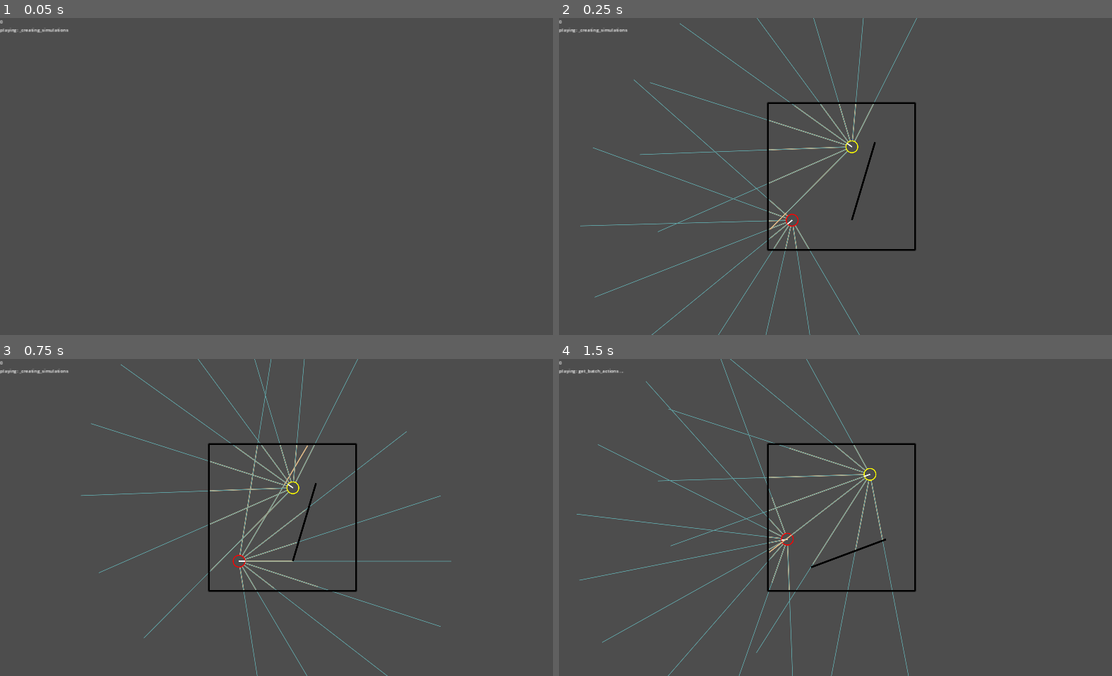
Above: before the commit, frames 1-4 (two rows, left to right).
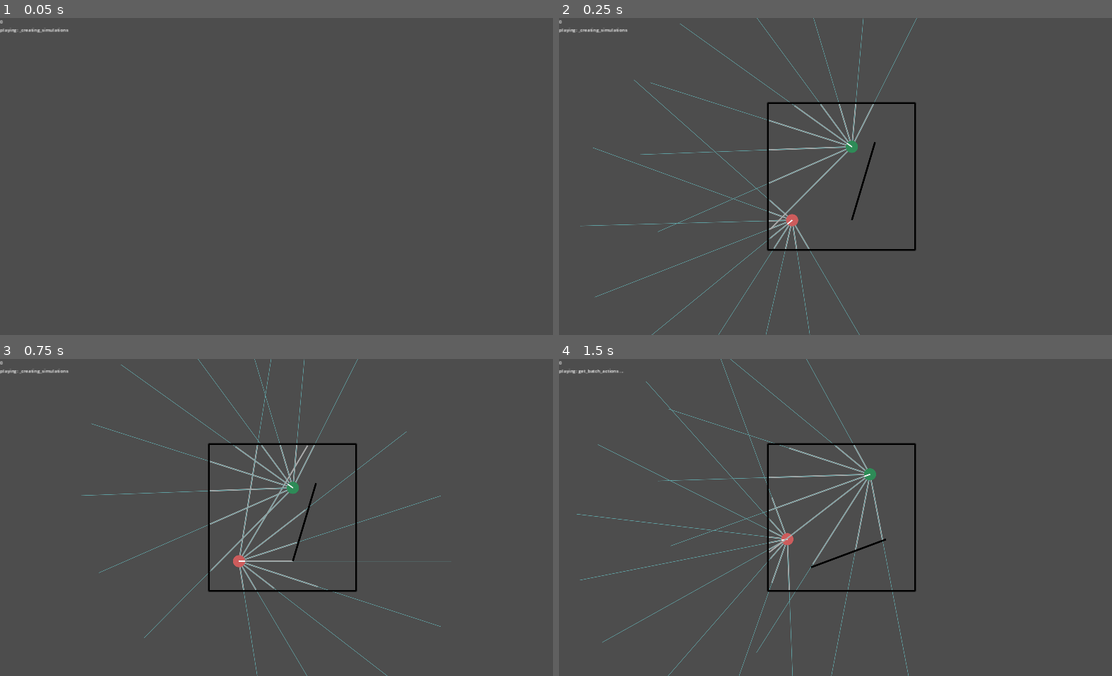
Above: after the commit, the same moments.

Repository: stokatyan/godot-ai
Game: Godot game, scene res://FindCoinGame/FCGEnv.tscn
Two runs of this game, one before a commit and one after it. Both use one fixed random seed, a clock stepped at 60 frames per second and the inputs below.
Inputs:
- Up to frame 1 (0.05 s): no input
- Up to frame 2 (0.25 s): no input
- Up to frame 3 (0.75 s): tap Enter at 0.5 s; hold D from 0.53 s (still down); hold Enter from 0.53 s (still down)
- Up to frame 4 (1.5 s): tap Space at 1.25 s; release D at 1.28 s; release Enter at 1.28 s; hold S from 1.28 s (still down); tap 2 at 1.35 s

Frame 1 is identical in both runs. In frame 2, 0.7% of the frame differs, in the area x 4-65%, y 0-100%; in frame 3, 0.9%, in the area x 17-82%, y 0-100%; in frame 4, 0.8%.
Error in both runs: Cannot call method 'poll' on a null value. (res://AI/AIServerTCP.gd:40)

Commit message:
improving draw simulation

Diff:
--- a/godot-ai-client/FindCoinGame/FCGEnv.gd
+++ b/godot-ai-client/FindCoinGame/FCGEnv.gd
@@ -92,7 +92,7 @@
 	if s._is_cleaned:
 		return
 
-	var colors = [Color.RED, Color.YELLOW]
+	var colors = [Color.INDIAN_RED, Color.SEA_GREEN]
 	for agent_index in range(0, s.get_agents_count()):
 		# Vision
 		var agent = s._agents[agent_index]
@@ -106,15 +106,15 @@
 			draw_line(
 				agent._position + direction * agent._radius,
 				agent._position + direction * wall_depth * agent.max_vision_distance + direction * agent._radius,
-				Color.BURLYWOOD,
-				2.5,
+				Color.DARK_GRAY,
+				3.5,
 				true
 			)
 			draw_line(
 				agent._position + direction * agent._radius,
 				agent._position + direction * target_depth * agent.max_vision_distance + direction * agent._radius,
 				Color.CADET_BLUE,
-				1,
+				0.75,
 				true
 			)
 		# Agent
@@ -122,7 +122,7 @@
 			agent._position,
 			agent._radius,
 			colors[agent_index],
-			false,
+			true,
 			2.0,
 			true
 		)
